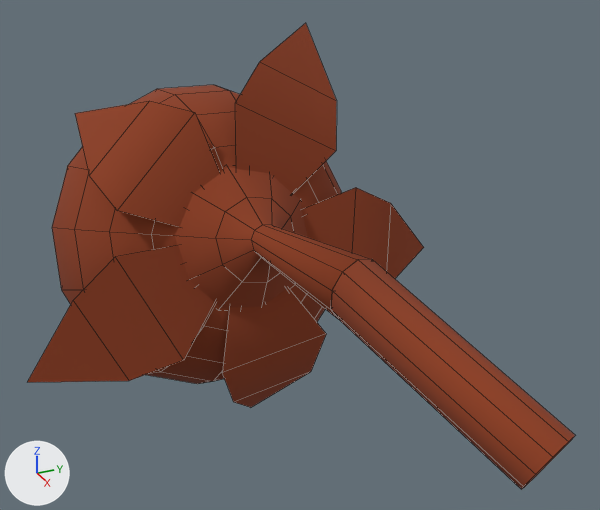
A saved change to the FBX model Assets/Models/Visual/Ingredients/Ballberry_01.fbx.
Rendered twice from a 50 mm camera at (0.779, -0.208, 0.423) aimed at (0.23, 0.039, 0.149). The axes (+X, +Y, +Z) are drawn at lower left. The lights are the same throughout. The picture after the commit comes second. Mesh edges are drawn as thin lines. Where no turn or scale is listed for an object, it has been applied to the vertices.

Objects in the first picture: 'Ballberry_01'.
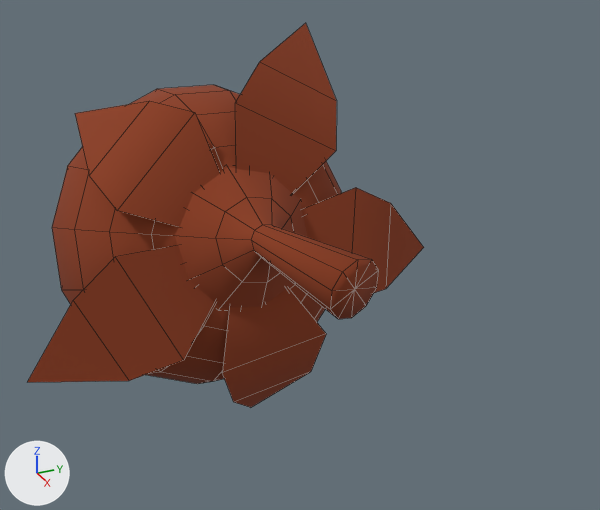
Diff of the bpy script that builds the scene:
```diff
--- a/Assets/Models/Visual/Ingredients/Ballberry_01.fbx.py
+++ b/Assets/Models/Visual/Ingredients/Ballberry_01.fbx.py
@@ me_ballberry_01 @@
 # used by ob_ballberry_01; location = (0.0, 0.0, 0.0)
-me_ballberry_01.from_pydata(...)  # 271 vertices, 242 faces; spans x -0.04..0.485, y -0.177..0.196, z -0.031..0.307
+me_ballberry_01.from_pydata(...)  # 250 vertices, 222 faces; spans x -0.04..0.344, y -0.177..0.196, z -0.031..0.307
+# me_ballberry_01 part 1: the loose piece of 21 vertices spanning x 0.33..0.485, y 0.01..0.116, z 0.081..0.193 is deleted
 me_ballberry_01.materials.append(mat_ingredients)
```

Location of each change, [x1, y1, x2, y2] in pixels of the pictures (600 x 510 px):
'Ballberry_01', reshaped (28% narrower, 18% shorter): before [28, 23, 575, 490]; after [28, 23, 424, 407]
part 1 of me_ballberry_01, deleted (brown): before [331, 259, 575, 490]
